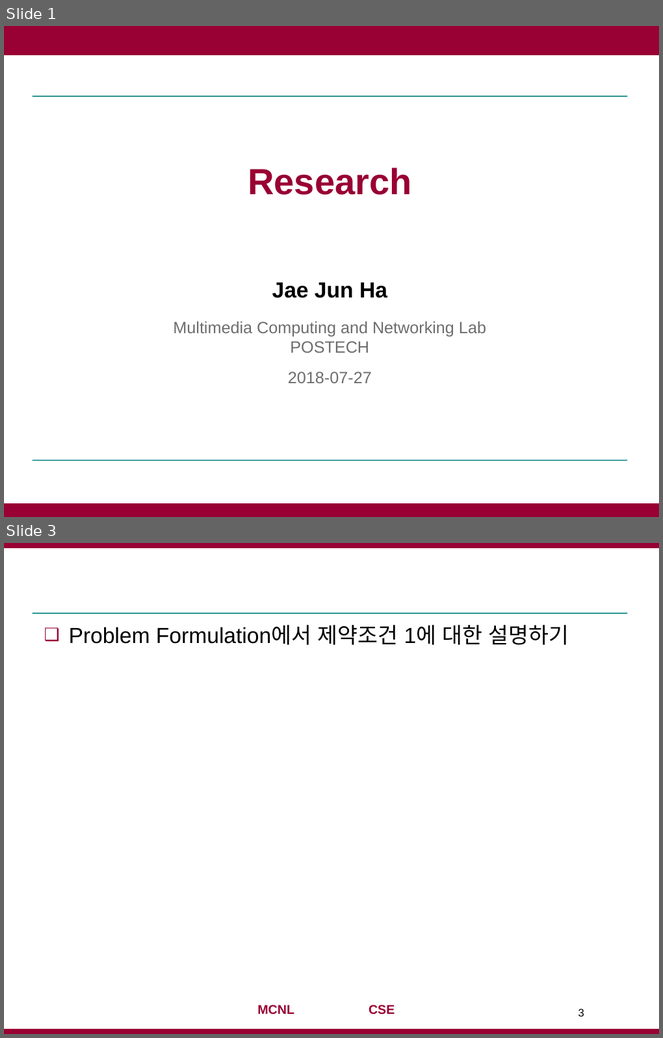
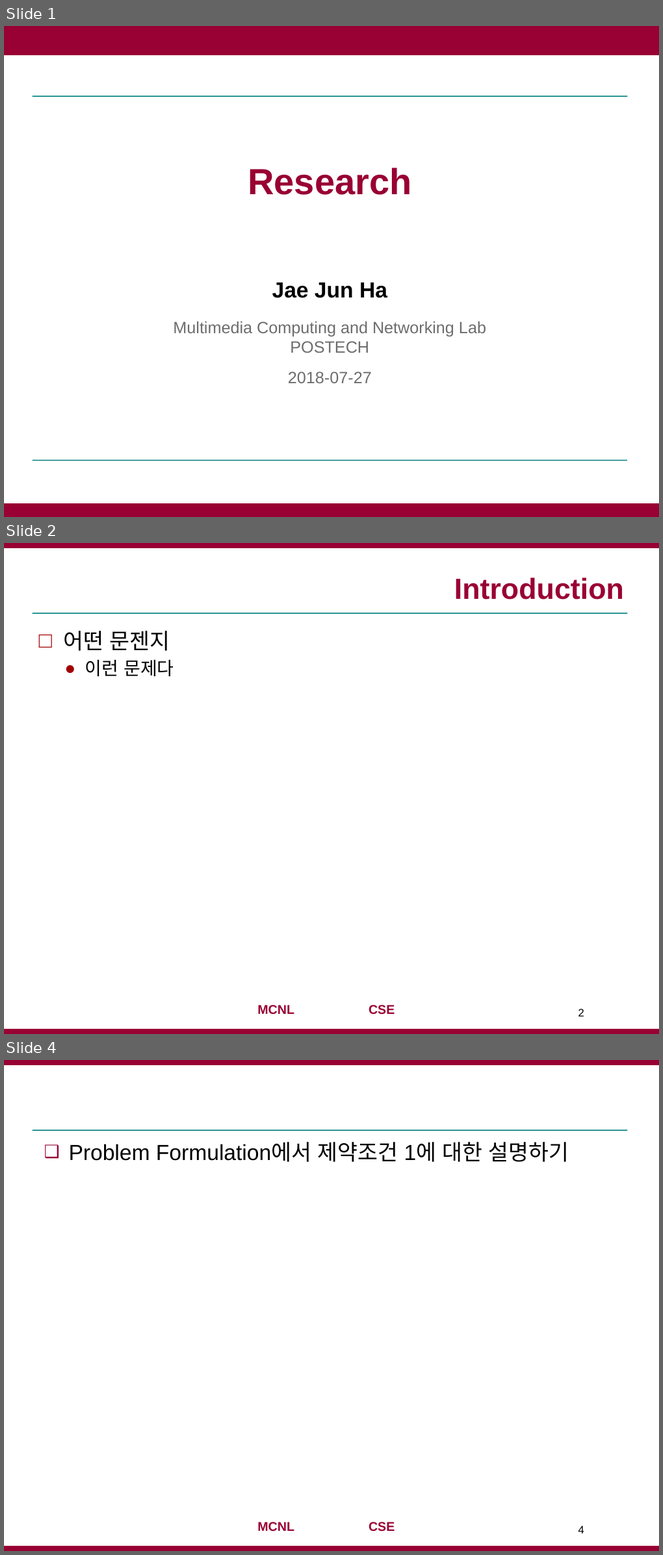
Before and after one commit to jaejunha/Paper, a slide deck: Daily(written_by_Korean)/180727.pptx. Shown one above the other, each under a label of ours: slides 1 and 3 before the commit, slides 1, 2 and 4 after it; the slides between them are not shown. The pictures are 663x1038 and 663x1555 pixels, drawn with LibreOffice and Linux fonts; fonts in the diff are those of the drawing; background and template pictures are left out. Boxes give left, top, right and bottom in pixels: in the first picture for what was removed or moved away, otherwise in the second. Text is boxed around its words. In the diff, an @@ line names an element or a change of style, - is before the commit and + after.

```diff
--- a/Daily(written_by_Korean)/180727.pptx
+++ b/Daily(written_by_Korean)/180727.pptx
@@ slide 2 added at (x1=4, y1=543, x2=659, y2=1034), background #FFFFFF; not listed: 4 template elements that a slide beside it also shows @@
@@ title added at (x1=454, y1=577, x2=624, y2=600), 32 pt, text #990033, bold @@
+Introduction
@@ text added at (x1=63, y1=631, x2=174, y2=677), 24 pt, text #000000 @@
+□ 어떤 문젠지
+  ● 이런 문제다
@@ page number added at (x1=579, y1=1009, x2=584, y2=1017), 12 pt, text #000000 @@
+2
@@ what was slide 3 is now slide 4 @@
@@ page number at (x1=579, y1=1526, x2=584, y2=1534): text changed @@
-3
+4
```
Also in this commit, not shown: 2 slides changed, 7 other slides added, 4 slides removed, 1 other file.
